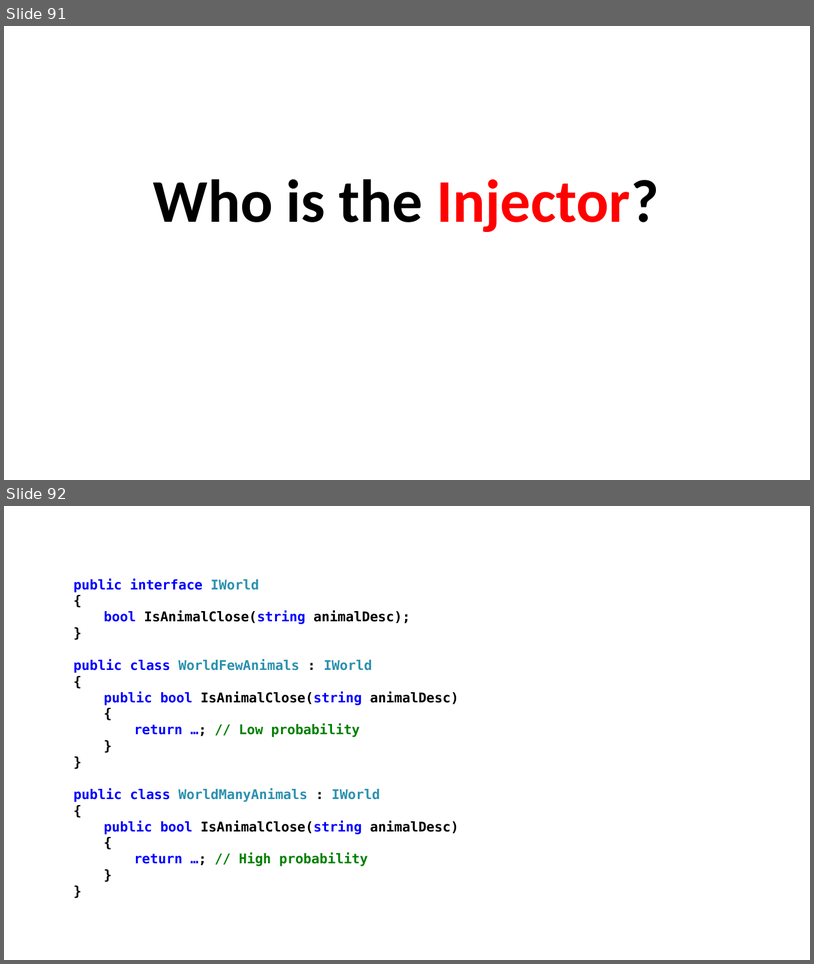
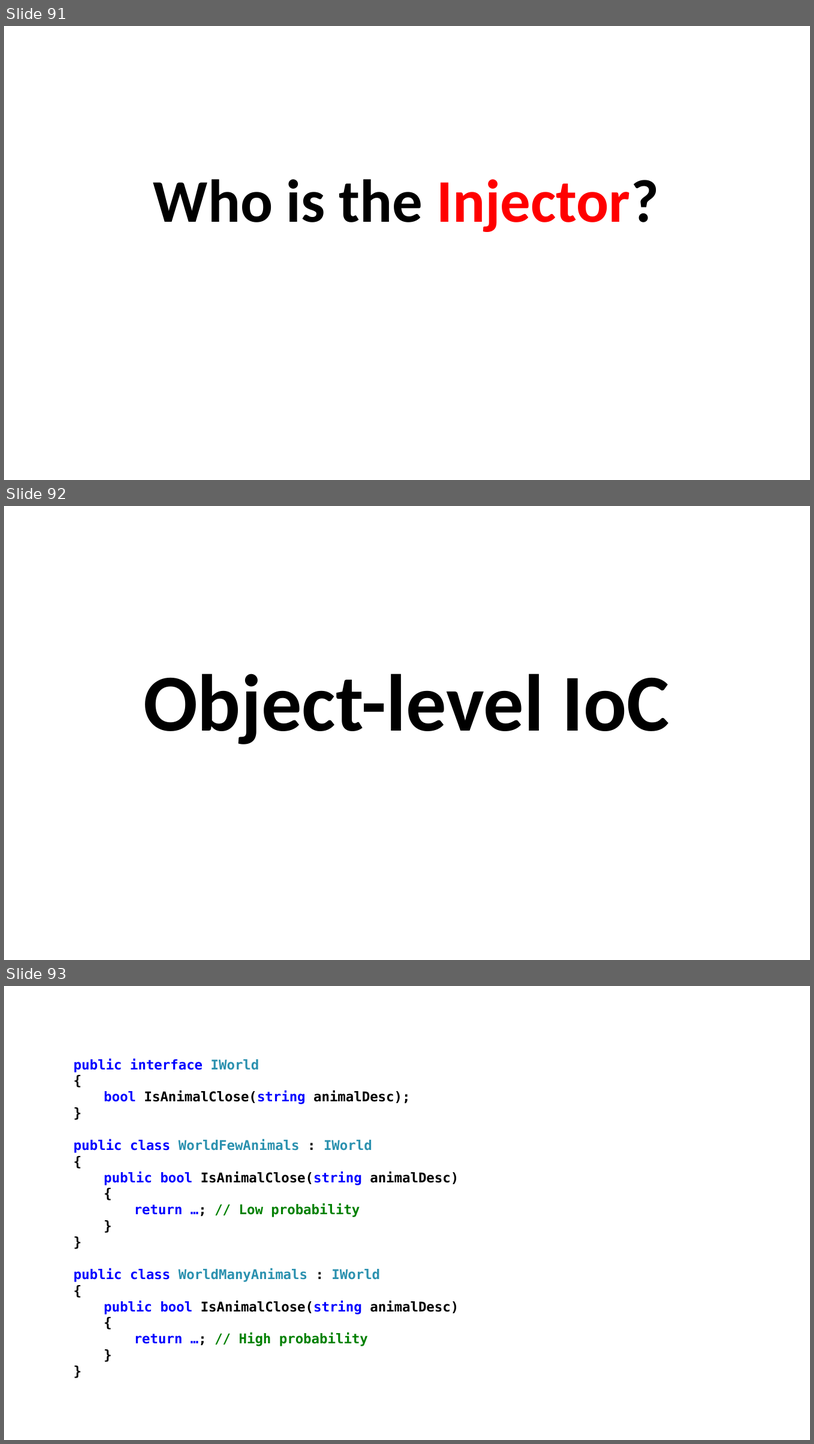
Before and after one commit to perl-easj/OOProg, a slide deck: Chap/SOLID/Presentations/SOLID.pptx. Shown one above the other, each under a label of ours: slides 91 and 92 before the commit, slides 91, 92 and 93 after it. The pictures are 814x964 and 814x1444 pixels, drawn with LibreOffice and Linux fonts; fonts in the diff are those of the drawing. Boxes give left, top, right and bottom in pixels: in the first picture for what was removed or moved away, otherwise in the second. Text is boxed around its words. In the diff, an @@ line names an element or a change of style, - is before the commit and + after.

```diff
--- a/Chap/SOLID/Presentations/SOLID.pptx
+++ b/Chap/SOLID/Presentations/SOLID.pptx
@@ slide 92 added at <box>4,506,810,960</box>, background #FFFFFF @@
@@ title added at <box>143,673,670,744</box>, 96 pt, text #000000, bold @@
+Object-level IoC
@@ what was slide 92 is now slide 93 @@
```
Also in this commit, not shown: 1 other file.
